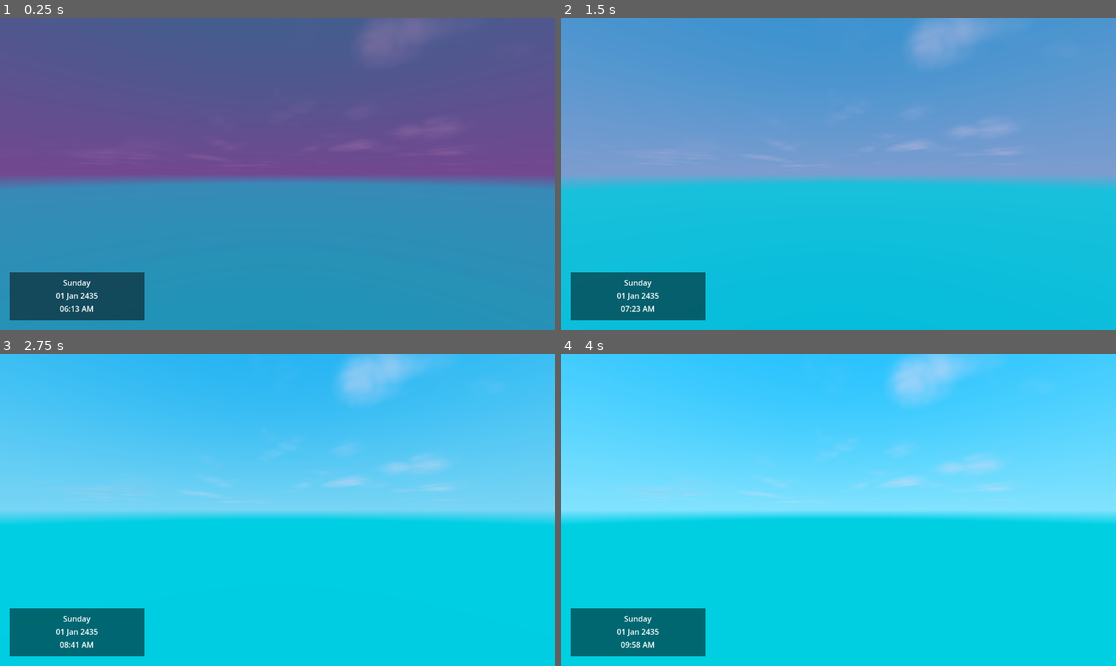
Above: before the commit, frames 1-4 (two rows, left to right).
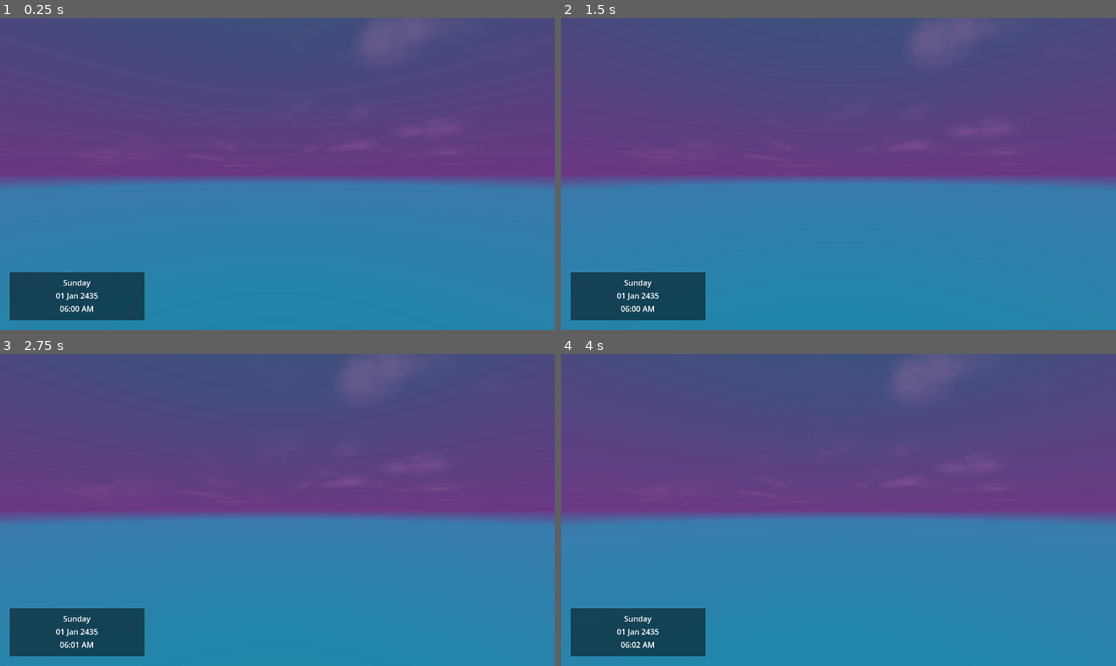
Above: after the commit, the same moments.

Repository: kreanimator/godot_day_and_night_cycle
Game: Godot game, scene res://scenes/global/main.tscn
The game is run twice, just before and just after one commit, with the same random seed, the same clock (stepped at 60 frames per second) and the same inputs.
Inputs:
- Up to frame 1 (0.25 s): no input
- Up to frame 2 (1.5 s): tap Enter (ui_accept) at 0.5, 0.77 s
- Up to frame 3 (2.75 s): tap Enter (ui_accept) at 1.52, 2 s
- Up to frame 4 (4 s): tap Enter (ui_accept) at 2.75, 3.02, 3.5, 3.77 s

The runs differ from the first frame. In frame 1, less than 0.1% of the frame differs, in the area x 12-15%, y 92-95%; in frame 2, 100%; in frame 3, 100%; in frame 4, 100%, in the area x 0-100%, y 0-100%.

Commit message:
Updated README

Diff:
--- a/scenes/global/main.tscn
+++ b/scenes/global/main.tscn
@@ -12,7 +12,6 @@
 day_time = 6.0
 clouds_cutoff = 0.48
 clouds_weight = 0.07
-time_scale = 1.0
 moon_base_energy = 0.01
 
 [node name="sun" type="DirectionalLight3D" parent="sky"]
Not shown, changed: README.MD
